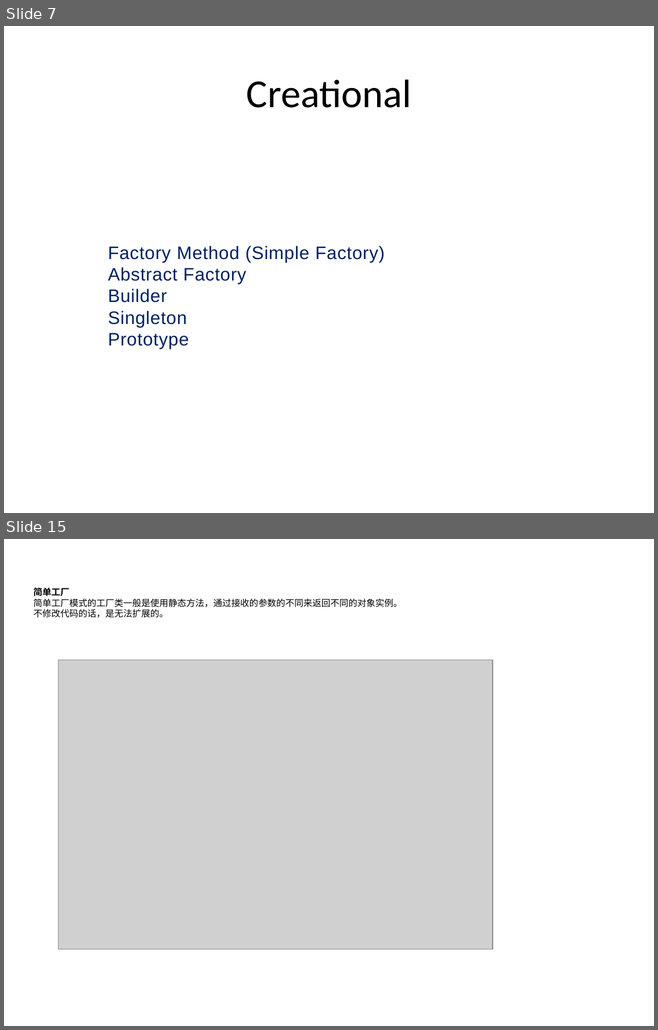
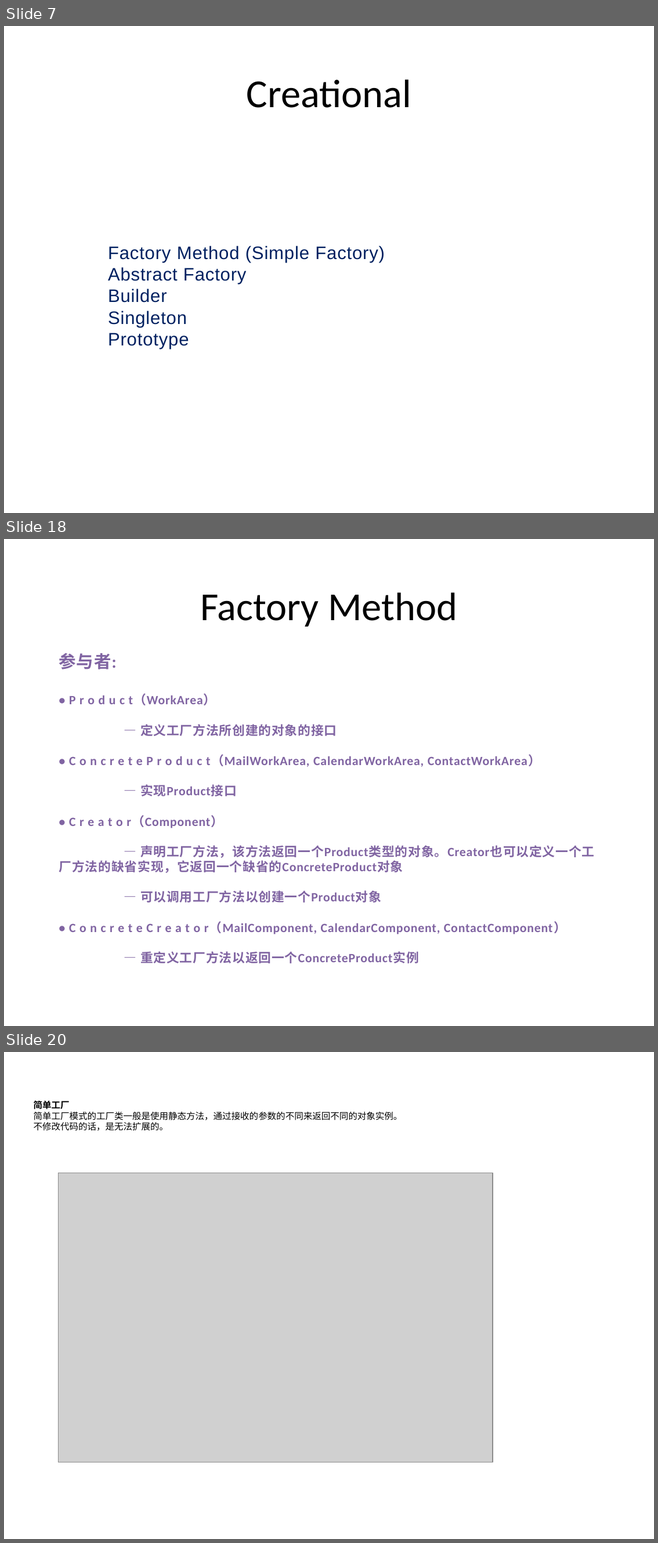
Before and after one commit to PlumpMath/DesignPattern-956, a slide deck: _Doc/Design Pattern (C#) - Part 1.pptx. Shown one above the other, each under a label of ours: slides 7 and 15 before the commit, slides 7, 18 and 20 after it; the slides between them are not shown. The pictures are 658x1030 and 658x1543 pixels, drawn with LibreOffice and Linux fonts; fonts in the diff are those of the drawing; grey boxes stand for pictures. Boxes give left, top, right and bottom in pixels: in the first picture for what was removed or moved away, otherwise in the second. Text is boxed around its words. In the diff, an @@ line names an element or a change of style, - is before the commit and + after.

Commit message:
Refined FactoryMethod design pattern; Updated PPTs.

```diff
--- a/_Doc/Design Pattern (C#) - Part 1.pptx
+++ b/_Doc/Design Pattern (C#) - Part 1.pptx
@@ slide 18 added at [4,539,654,1026], background #FFFFFF @@
@@ text added at [200,592,457,627], 44 pt, text #000000 @@
+Factory Method
@@ text added at [59,653,594,964], 14 pt, text #8064A2, bold @@
+参与者:
+• P r o d u c t（WorkArea）
+— 定义工厂方法所创建的对象的接口
+• C o n c r e t e P r o d u c t（MailWorkArea, CalendarWorkArea, ContactWorkArea）
+— 实现Product接口
+• C r e a t o r（Component）
+— 声明工厂方法，该方法返回一个Product类型的对象。Creator也可以定义一个工厂方法的缺省实现，它返回一个缺省的ConcreteProduct对象
+— 可以调用工厂方法以创建一个Product对象
+• C o n c r e t e C r e a t o r（MailComponent, CalendarComponent, ContactComponent）
+— 重定义工厂方法以返回一个ConcreteProduct实例
@@ what was slide 15 is now slide 20 @@
```
Also in this commit, not shown: 5 slides changed, 8 other slides added, 1 slide removed, 7 other files.
